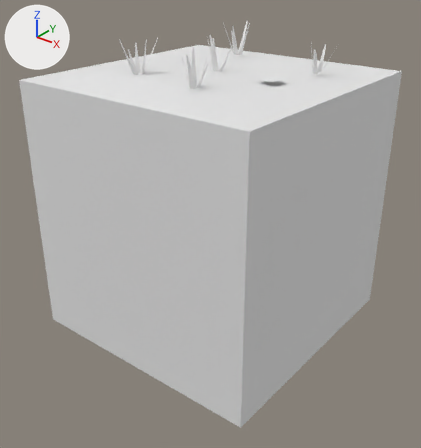
Two versions of the FBX model Assets/Tiles/Blend/Blend Sand Dark 4.fbx, one commit apart.
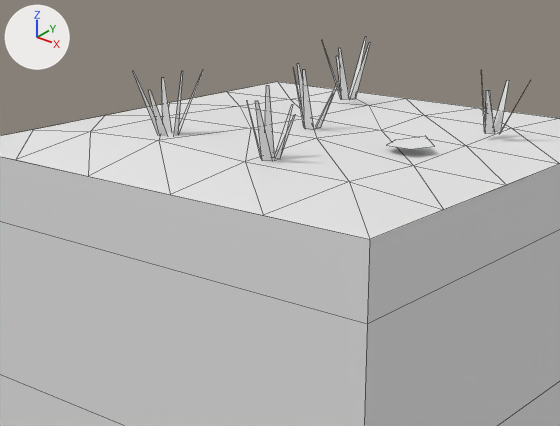
There are two pictures of each version: one whole from a 50 mm lens placed at (2.68, -3.42, 1.94), pointed at (0.05, -0.13, -0.1), one close up on the part from 11% to 84% of the width and 0% to 52% of the height. The axes (+X, +Y, +Z) are drawn at upper left. The lights are the same throughout. The older version's two pictures come first. The close-ups show mesh edges as thin lines. Where no turn or scale is listed for an object, it has been applied to the vertices. Vertices at exactly the same position are counted once.

Names of what the first close-up shows: 'Blend Sand Dark 4'.
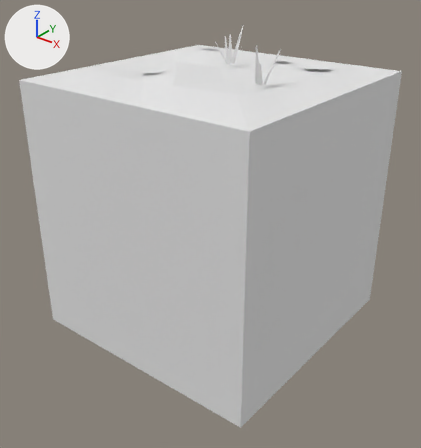
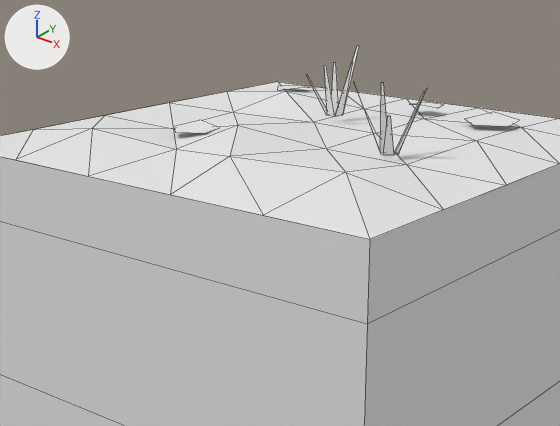
Changed parts and their boxes [x1, y1, x2, y2] in the close-ups (560 x 426 px; the box of a moved part takes in the faces that stretch with it):
'Blend Sand Dark 4', reshaped: before [0, 37, 560, 426]; after [0, 46, 560, 426]
part 1 of me_blend_sand_dark_4, moved or reshaped: before [388, 136, 434, 149]; after [464, 112, 520, 126]
part 2 of me_blend_sand_dark_4, added: after [277, 85, 309, 90]
part 3 of me_blend_sand_dark_4, added: after [417, 102, 443, 108]
part 4 of me_blend_sand_dark_4, deleted: before [133, 37, 530, 161]
part 5 of me_blend_sand_dark_4, built on: before [159, 78, 558, 194]; after [170, 46, 559, 194]

Patch to the scene script:
```diff
--- a/Assets/Tiles/Blend/Blend Sand Dark 4.fbx.py
+++ b/Assets/Tiles/Blend/Blend Sand Dark 4.fbx.py
@@ me_blend_sand_dark_4 @@
 # used by ob_blend_sand_dark_4; location = (0.0, 0.0, 0.0)
-me_blend_sand_dark_4.from_pydata(...)  # 153 vertices, 89 faces; spans x -1.0..1.0, y -1.0..1.0, z -1.0..1.35
+me_blend_sand_dark_4.from_pydata(...)  # 108 vertices, 77 faces; spans x -1.0..1.0, y -1.0..1.0, z -1.0..1.36
+# me_blend_sand_dark_4 part 1: the loose piece of 5 vertices spanning x 0.41..0.59, y -0.11..0.06, z 1.09..1.11 is turned 30 degrees about the z axis through its middle and scaled by 1.27, then moved by (0.01, 0.58, 0.0)
+# me_blend_sand_dark_4 part 2: the loose piece of 5 vertices spanning x 0.41..0.59, y -0.11..0.06, z 1.09..1.11 is copied, and the copy is turned -121.2 degrees about the z axis through its middle and scaled by 0.984, then moved by (-1.13, 0.69, 0.0); it spans x -0.73..-0.56, y 0.59..0.76, z 1.09..1.11
+# me_blend_sand_dark_4 part 3: the loose piece of 5 vertices spanning x 0.41..0.59, y -0.11..0.06, z 1.09..1.11 is copied, and the copy is scaled about its middle by (-0.846, -0.846, 1), then moved by (-0.39, 0.7, 0.0); it spans x 0.04..0.19, y 0.6..0.75, z 1.09..1.11
+# me_blend_sand_dark_4 part 4: 24 loose pieces with 96 vertices, spanning x -0.43..0.75, y -0.67..0.76, z 1.09..1.35, are deleted
+# me_blend_sand_dark_4 part 5
+# 3 vertices are removed from x -0.36..-0.33, y -0.5..-0.45, z 1.09..1.3
+# 1 face is deleted
+# 17 vertices move from x -0.61..0.62, y -0.65..0.65, z 1.05..1.11 to x -0.65..0.65, y -0.65..0.65, z 1.05..1.11
+# 44 vertices are added at x -0.43..0.65, y -0.43..0.42, z 1.09..1.36
+# 11 new faces join them
 me_blend_sand_dark_4.materials.append(mat_tileworld_tiles)
```
